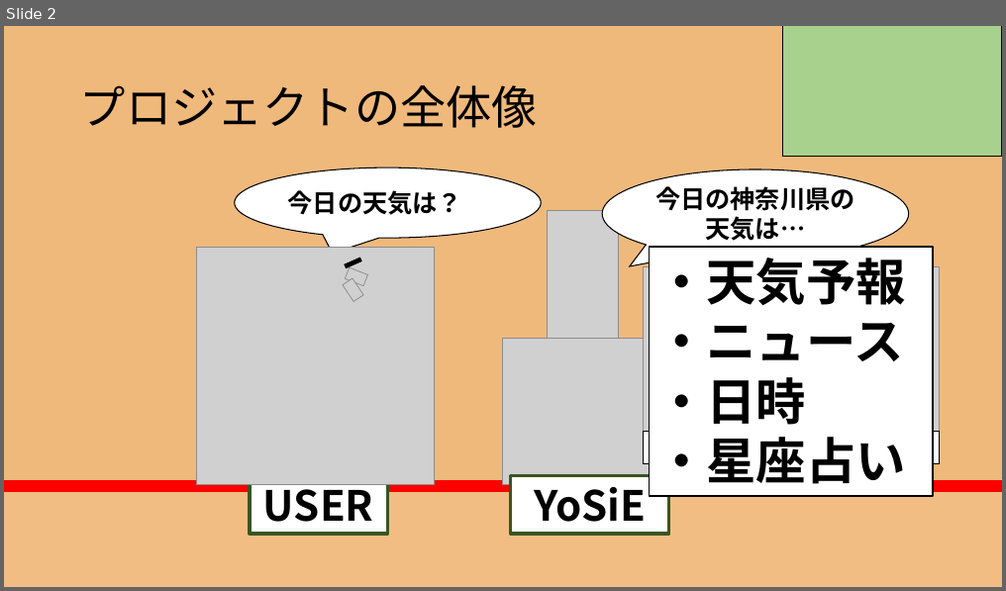
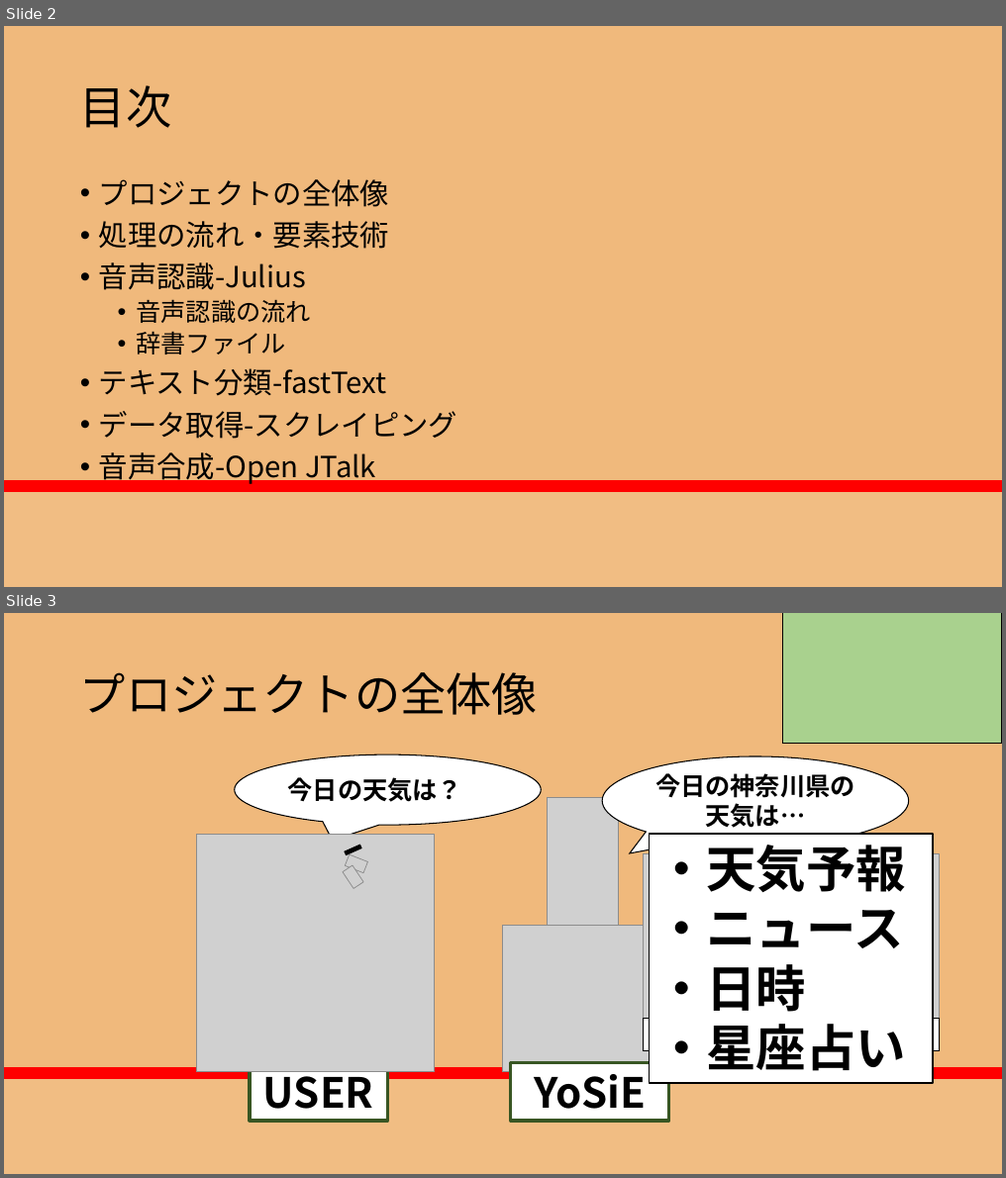
Before and after one commit to RikiishiSuzunosuke/AIspeaker_yosie, a slide deck: presentation/AIスピーカー開発_3_main.pptx. Shown one above the other, each under a label of ours: slide 2 before the commit, slides 2 and 3 after it. The pictures are 1006x591 and 1006x1178 pixels, drawn with LibreOffice and Linux fonts; fonts in the diff are those of the drawing; grey boxes stand for pictures. Boxes give left, top, right and bottom in pixels: in the first picture for what was removed or moved away, otherwise in the second. Text is boxed around its words. In the diff, an @@ line names an element or a change of style, - is before the commit and + after.

Commit message:
ppt update

```diff
--- a/presentation/AIスピーカー開発_3_main.pptx
+++ b/presentation/AIスピーカー開発_3_main.pptx
@@ slide 2 added at (4, 26, 1002, 587), background gradient #F0B97C to #FF0000 to #F86446 to #F1BD83 @@
@@ title added at (80, 85, 171, 128), 44 pt, text #000000 @@
+目次
@@ text added at (99, 179, 458, 485), 28 pt, text #000000 @@
+• プロジェクトの全体像
+• 処理の流れ・要素技術
+• 音声認識-Julius
+  • 音声認識の流れ
+  • 辞書ファイル
+• テキスト分類-fastText
+• データ取得-スクレイピング
+• 音声合成-Open JTalk
@@ what was slide 2 is now slide 3 @@
```
Also in this commit, not shown: 1 slide changed, 2 other slides added, 1 slide removed.
